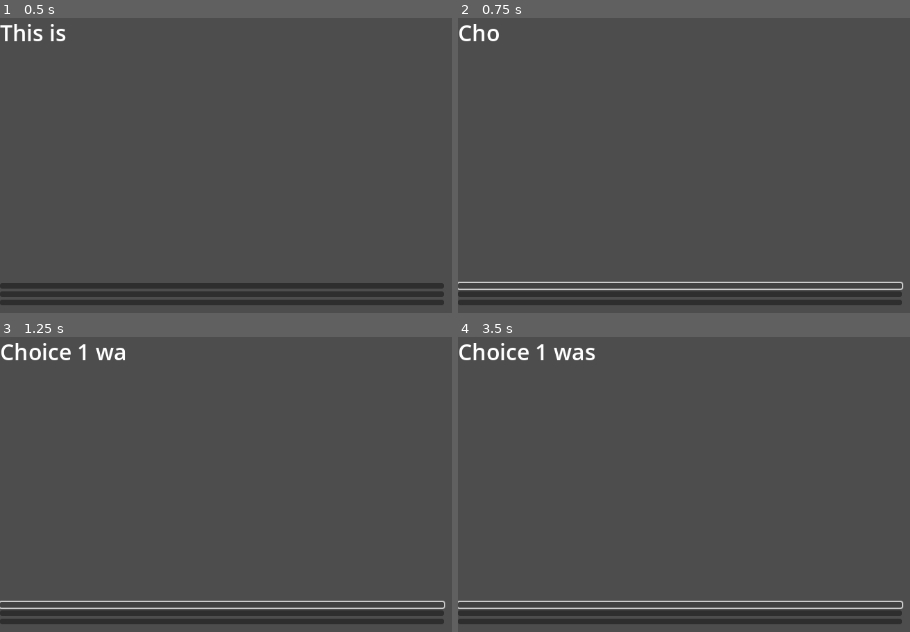
Above: before the commit, frames 1-4 (two rows, left to right).
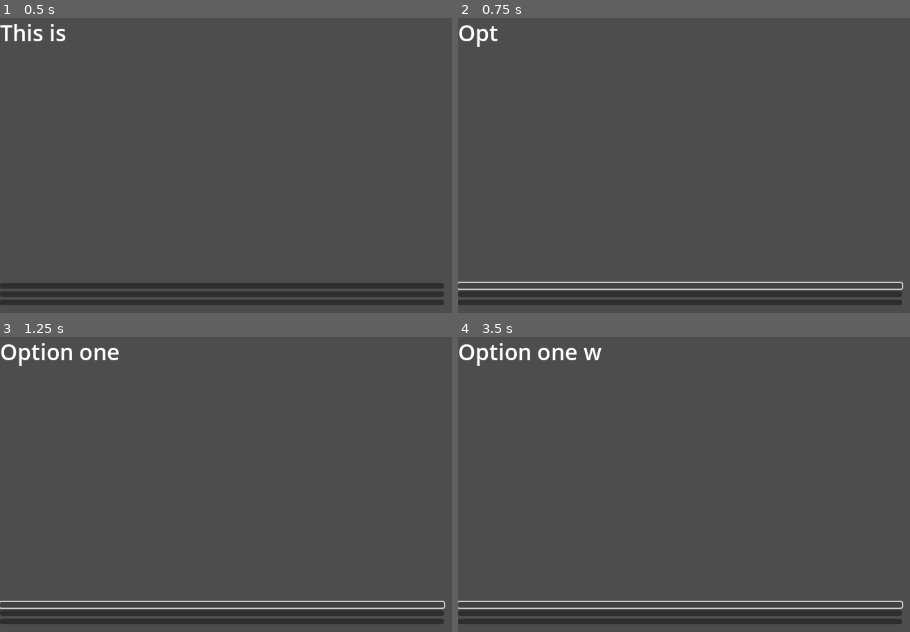
Above: after the commit, the same moments.

Repository: AndreiBondad/brass-game-project
Game: Godot game, scene res://scenes/main_game_scene.tscn
The game is run twice, just before and just after one commit, with the same random seed, the same clock (stepped at 60 frames per second) and the same inputs.
Inputs (mouse positions are in pixels of both pictures, inside the frame that each line leads up to):
- Up to frame 1 (0.5 s): no input
- Up to frame 2 (0.75 s): click (679, 286) at 0.5 s
- Up to frame 3 (1.25 s): no input
- Up to frame 4 (3.5 s): click (679, 614) at 1.25 s; click (679, 620) at 2 s; click (679, 605) at 2.75 s

Frame 1 is identical in both runs. In frame 2, 0.2% of the frame differs, in the area x 0-10%, y 2-10%; in frame 3, 0.8%; in frame 4, 0.9%, in the area x 0-32%, y 2-10%.

Commit message:
Changed option choices to be sourced from the starting node

Diff:
--- a/scripts/main_text_script.gd
+++ b/scripts/main_text_script.gd
@@ -3,9 +3,9 @@
 var startingNode = TextNode.new()
 
 var displayText = startingNode.currentText
-var choiceOneText = "Choice 1 was selected"
-var choiceTwoText = "Choice 2 was selected"
-var choiceThreeText = "Choice 3 was selected"
+var choiceOneText = startingNode.optionA
+var choiceTwoText = startingNode.optionB
+var choiceThreeText = startingNode.optionC
 var displayTextLength = displayText.length();
 var count = 0;
 
